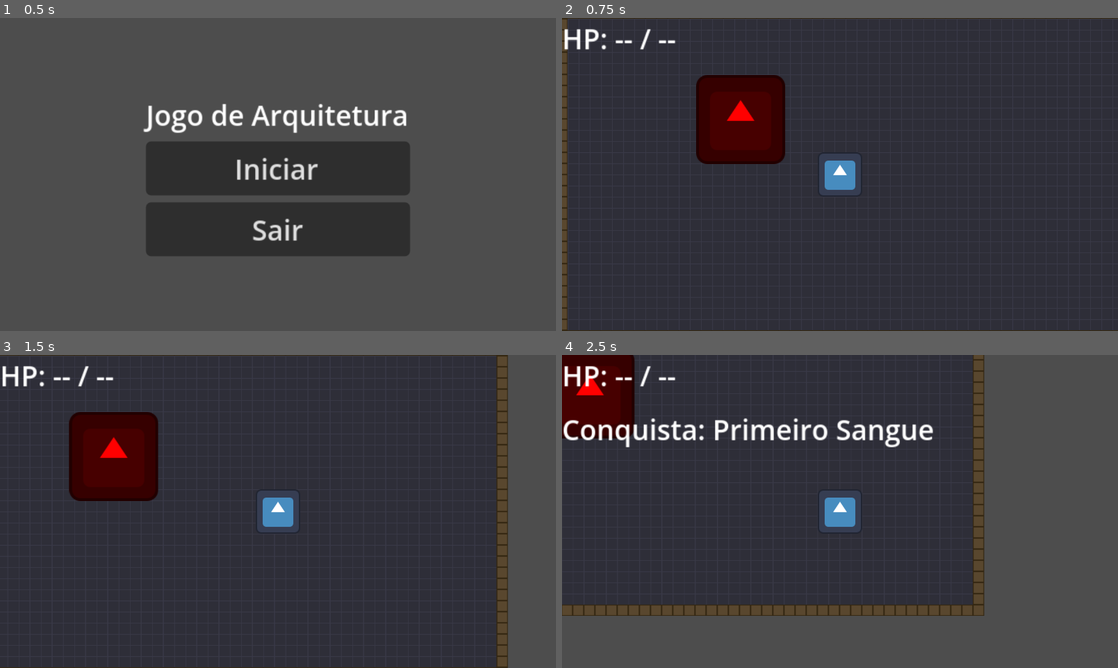
Above: before the commit, frames 1-4 (two rows, left to right).
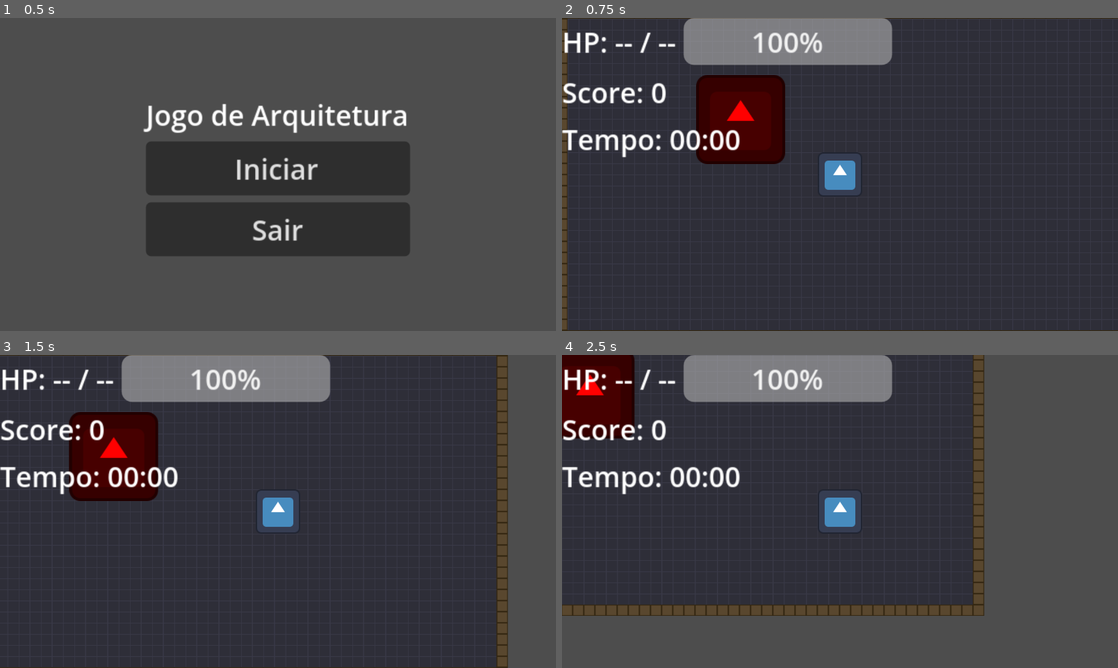
Above: after the commit, the same moments.

Repository: UnBArqDsw2026-1-Turma02/2026.1-T02_G1_MadDev_Entrega_03
Game: Godot game, scene res://scenes/ui/main_menu.tscn
Two runs of this game, one before a commit and one after it. Both use one fixed random seed, a clock stepped at 60 frames per second and the inputs below. The engine's default icon, where the game draws it, is replaced by a stand-in: a white triangle on a blue panel in a dark square.
Inputs:
- Up to frame 1 (0.5 s): no input
- Up to frame 2 (0.75 s): click "Iniciar" at 0.5 s
- Up to frame 3 (1.5 s): tap Enter at 1.25 s; hold D (move_right) from 1.28 s (still down); tap Space (dash) at 1.35 s
- Up to frame 4 (2.5 s): release D (move_right) at 2.03 s; hold S (move_down) from 2.03 s (still down); tap K at 2.1 s

Frame 1 is identical in both runs. In frame 2, 7.6% of the frame differs, in the area x 0-60%, y 0-45%; in frame 3, 7.6%; in frame 4, 9.3%, in the area x 0-67%, y 0-45%.

Commit message:
feat: implementa Bridge Pattern para renderização do HUD

Diff:
--- a/jogo/scenes/ui/hud.tscn
+++ b/jogo/scenes/ui/hud.tscn
@@ -1,7 +1,11 @@
 [gd_scene format=3 uid="uid://bhudscene00001"]
 
-[ext_resource type="Script" uid="uid://bhudscript0001" path="res://scripts/ui/hud.gd" id="1_script"]
+[ext_resource type="Script" path="res://scripts/ui/hud_abstraction.gd" id="1_script"]
 [ext_resource type="Theme" uid="uid://bmaintheme001" path="res://art/themes/main_theme.tres" id="2_theme"]
+[ext_resource type="Script" path="res://scripts/ui/renderers/canvas_renderer.gd" id="3_canvas"]
+
+[sub_resource type="Resource" id="Resource_canvas"]
+script = ExtResource("3_canvas")
 
 [node name="HUD" type="Control"]
 layout_mode = 3
@@ -12,12 +16,13 @@
 grow_vertical = 2
 script = ExtResource("1_script")
 theme = ExtResource("2_theme")
+renderer = SubResource("Resource_canvas")
 
 [node name="VBoxContainer" type="VBoxContainer" parent="."]
 layout_mode = 1
 anchors_preset = 0
-offset_right = 120.0
-offset_bottom = 40.0
+offset_right = 200.0
+offset_bottom = 120.0
 
 [node name="HealthRow" type="HBoxContainer" parent="VBoxContainer"]
 layout_mode = 2
@@ -26,6 +31,21 @@
 layout_mode = 2
 text = "HP: -- / --"
 
+[node name="HealthBar" type="ProgressBar" parent="VBoxContainer/HealthRow"]
+custom_minimum_size = Vector2(120, 0)
+layout_mode = 2
+min_value = 0.0
+max_value = 100.0
+value = 100.0
+
+[node name="ScoreLabel" type="Label" parent="VBoxContainer"]
+layout_mode = 2
+text = "Score: 0"
+
+[node name="TimeLabel" type="Label" parent="VBoxContainer"]
+layout_mode = 2
+text = "Tempo: 00:00"
+
 [node name="ConsumableRow" type="HBoxContainer" parent="VBoxContainer"]
 layout_mode = 2
 
--- /dev/null
+++ b/jogo/scripts/ui/hud_abstraction.gd
@@ -0,0 +1,108 @@
+## Bridge Pattern — Abstração. Define O QUE o HUD exibe (HP, score, tempo) e
+## delega O COMO para um UIRenderer intercambiável (CanvasRenderer / DebugRenderer).
+## Trocar o renderer no Inspector muda a renderização sem alterar esta classe.
+## Observer Pattern — recebe eventos do SignalBus para atualização automática.
+## Iterator Pattern — update_consumables() percorre os slots do inventário.
+extends Control
+class_name HUDAbstraction
+
+# ---------------------------------------------------------------------------
+# Bridge — referência para a Implementação (atribuída pelo Inspector)
+# ---------------------------------------------------------------------------
+@export var renderer: UIRenderer
+
+# ---------------------------------------------------------------------------
+# Referências aos nós da cena (lado visual)
+# ---------------------------------------------------------------------------
+@onready var _hp_bar: ProgressBar = $VBoxContainer/HealthRow/HealthBar
+@onready var _hp_label: Label = $VBoxContainer/HealthRow/HealthLabel
+@onready var _score_label: Label = $VBoxContainer/ScoreLabel
+@onready var _time_label: Label = $VBoxContainer/TimeLabel
+@onready var _consumable_bar: HBoxContainer = $VBoxContainer/ConsumableRow
+
+# ---------------------------------------------------------------------------
+# Estado do cronômetro da run
+# ---------------------------------------------------------------------------
+var _elapsed_time: float = 0.0
+var _run_active: bool = false
+var _time_running: bool = false
+
+
+func _ready() -> void:
+	process_mode = Node.PROCESS_MODE_ALWAYS
+	if renderer != null:
+		renderer.bind({
+			"hp_bar": _hp_bar,
+			"hp_label": _hp_label,
+			"score_label": _score_label,
+			"time_label": _time_label,
+		})
+	# Observer — conexões por código (consistente com pause_menu.gd)
+	SignalBus.player_health_changed.connect(_on_player_health_changed)
+	SignalBus.score_changed.connect(_on_score_changed)
+	SignalBus.run_started.connect(_on_run_started)
+	SignalBus.run_ended.connect(_on_run_ended)
+	SignalBus.game_paused.connect(_on_game_paused)
+
+
+func _process(delta: float) -> void:
+	if not _time_running:
+		return
+	_elapsed_time += delta
+	if renderer != null:
+		renderer.render_time(_elapsed_time)
+
+
+# ---------------------------------------------------------------------------
+# Bridge — métodos de alto nível que delegam ao renderer
+# ---------------------------------------------------------------------------
+func _render_hp(value: float, max_value: float) -> void:
+	if renderer != null:
+		renderer.render_hp(value, max_value)
+
+
+# ---------------------------------------------------------------------------
+# Observer — receptores de eventos do SignalBus
+# ---------------------------------------------------------------------------
+func _on_player_health_changed(new_health: int, max_health: int) -> void:
+	_render_hp(float(new_health), float(max_health))
+
+
+func _on_score_changed(new_score: int) -> void:
+	if renderer != null:
+		renderer.render_score(new_score)
+
+
+func _on_run_started() -> void:
+	_elapsed_time = 0.0
+	_run_active = true
+	_time_running = true
+
+
+func _on_run_ended(_victory: bool) -> void:
+	_run_active = false
+	_time_running = false
+
+
+func _on_game_paused(is_paused: bool) -> void:
+	_time_running = _run_active and not is_paused
+
+
+# ---------------------------------------------------------------------------
+# Compatibilidade — conexão do inspetor vinda do Player (test_room.tscn)
+# ---------------------------------------------------------------------------
+## Mantido para a connection "health_changed" Player -> HUD em test_room.tscn.
+func on_player_health_changed(new_health: int, max_health: int) -> void:
+	_render_hp(float(new_health), float(max_health))
+
+
+# ---------------------------------------------------------------------------
+# Iterator — itera sobre os dados de consumíveis e atualiza os ícones
+# ---------------------------------------------------------------------------
+func update_consumables(consumable_list: Array) -> void:
+	for child in _consumable_bar.get_children():
+		child.queue_free()
+	for item in consumable_list:
+		var label := Label.new()
+		label.text = str(item)
+		_consumable_bar.add_child(label)
--- /dev/null
+++ b/jogo/scripts/ui/renderers/canvas_renderer.gd
@@ -0,0 +1,43 @@
+## Bridge Pattern — Implementação concreta. Renderiza o HUD em nós visuais
+## do Godot (ProgressBar, Label), recebidos via bind() pela HUDAbstraction.
+extends UIRenderer
+class_name CanvasRenderer
+
+
+# ---------------------------------------------------------------------------
+# Referências de nós injetadas via bind()
+# ---------------------------------------------------------------------------
+var _hp_bar: ProgressBar = null
+var _hp_label: Label = null
+var _score_label: Label = null
+var _time_label: Label = null
+
+
+func bind(targets: Dictionary) -> void:
+	_hp_bar = targets.get("hp_bar")
+	_hp_label = targets.get("hp_label")
+	_score_label = targets.get("score_label")
+	_time_label = targets.get("time_label")
+
+
+# ---------------------------------------------------------------------------
+# Operações de renderização
+# ---------------------------------------------------------------------------
+func render_hp(value: float, max_value: float) -> void:
+	if _hp_bar != null:
+		_hp_bar.max_value = max_value
+		_hp_bar.value = value
+	if _hp_label != null:
+		_hp_label.text = "HP: %d / %d" % [int(value), int(max_value)]
+
+
+func render_score(value: int) -> void:
+	if _score_label != null:
+		_score_label.text = "Score: %d" % value
+
+
+func render_time(seconds: float) -> void:
+	if _time_label != null:
+		var minutes: int = int(seconds) / 60
+		var secs: int = int(seconds) % 60
+		_time_label.text = "Tempo: %02d:%02d" % [minutes, secs]
--- /dev/null
+++ b/jogo/scripts/ui/renderers/debug_renderer.gd
@@ -0,0 +1,17 @@
+## Bridge Pattern — Implementação concreta. Renderiza o HUD como texto no
+## console (print). Demonstra a troca de implementação sem alterar a abstração:
+## basta trocar o renderer no Inspector para mudar como a UI é exibida.
+extends UIRenderer
+class_name DebugRenderer
+
+
+func render_hp(value: float, max_value: float) -> void:
+	print("[HUD] HP: %d / %d" % [int(value), int(max_value)])
+
+
+func render_score(value: int) -> void:
+	print("[HUD] Score: %d" % value)
+
+
+func render_time(seconds: float) -> void:
+	print("[HUD] Tempo: %.1fs" % seconds)
--- /dev/null
+++ b/jogo/scripts/ui/renderers/ui_renderer.gd
@@ -0,0 +1,30 @@
+## Bridge Pattern — Implementação (Implementor). Interface abstrata de
+## renderização do HUD; subclasses concretas definem COMO os dados são exibidos.
+## A HUDAbstraction guarda uma referência para esta interface e delega a ela,
+## permitindo trocar a renderização sem alterar a abstração.
+extends Resource
+class_name UIRenderer
+
+
+# ---------------------------------------------------------------------------
+# Ciclo de vida
+# ---------------------------------------------------------------------------
+## Recebe as referências de nós da cena coletadas pela HUDAbstraction.
+## Implementações que não usam nós (ex.: DebugRenderer) ignoram este método.
+func bind(_targets: Dictionary) -> void:
+	pass
+
+
+# ---------------------------------------------------------------------------
+# Operações de renderização (virtuais — sobrescritas pelas implementações)
+# ---------------------------------------------------------------------------
+func render_hp(_value: float, _max_value: float) -> void:
+	pass
+
+
+func render_score(_value: int) -> void:
+	pass
+
+
+func render_time(_seconds: float) -> void:
+	pass
Not shown, removed: jogo/scripts/ui/hud.gd.uid
